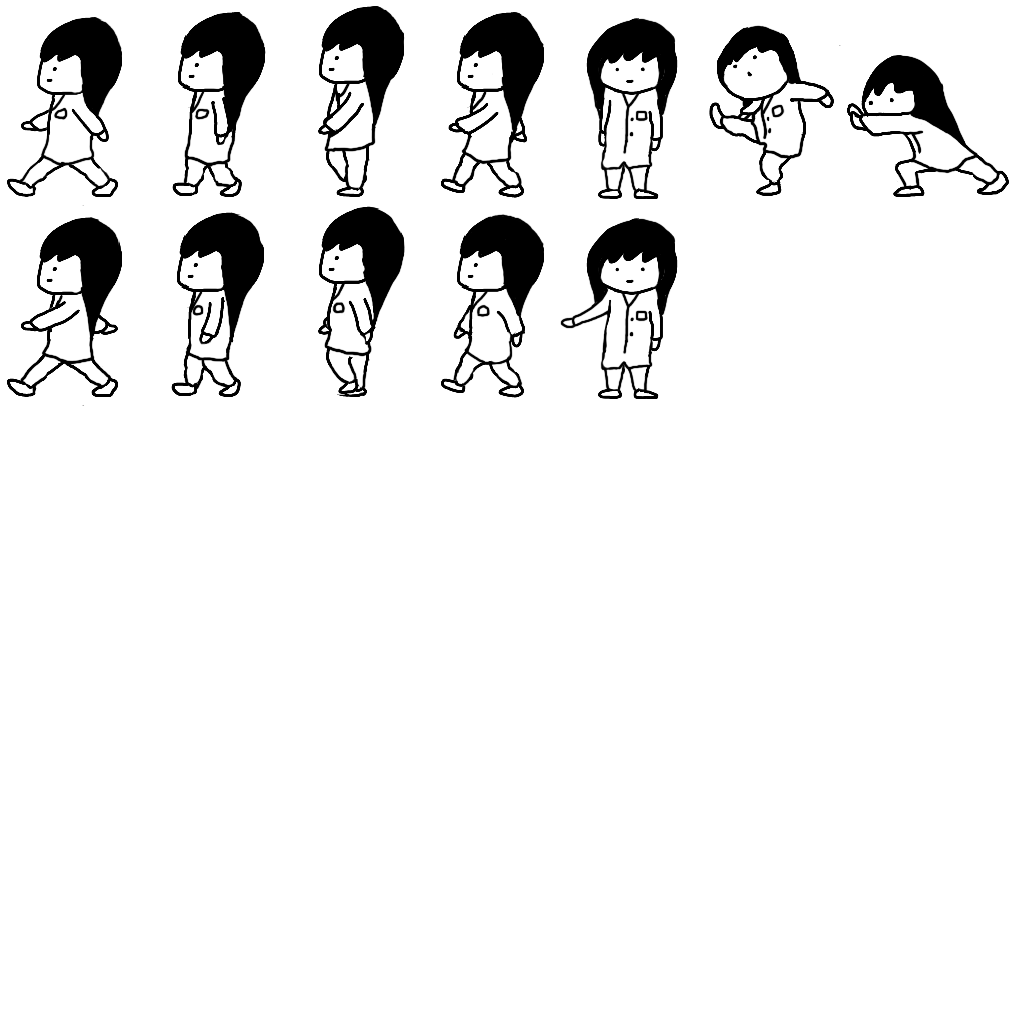
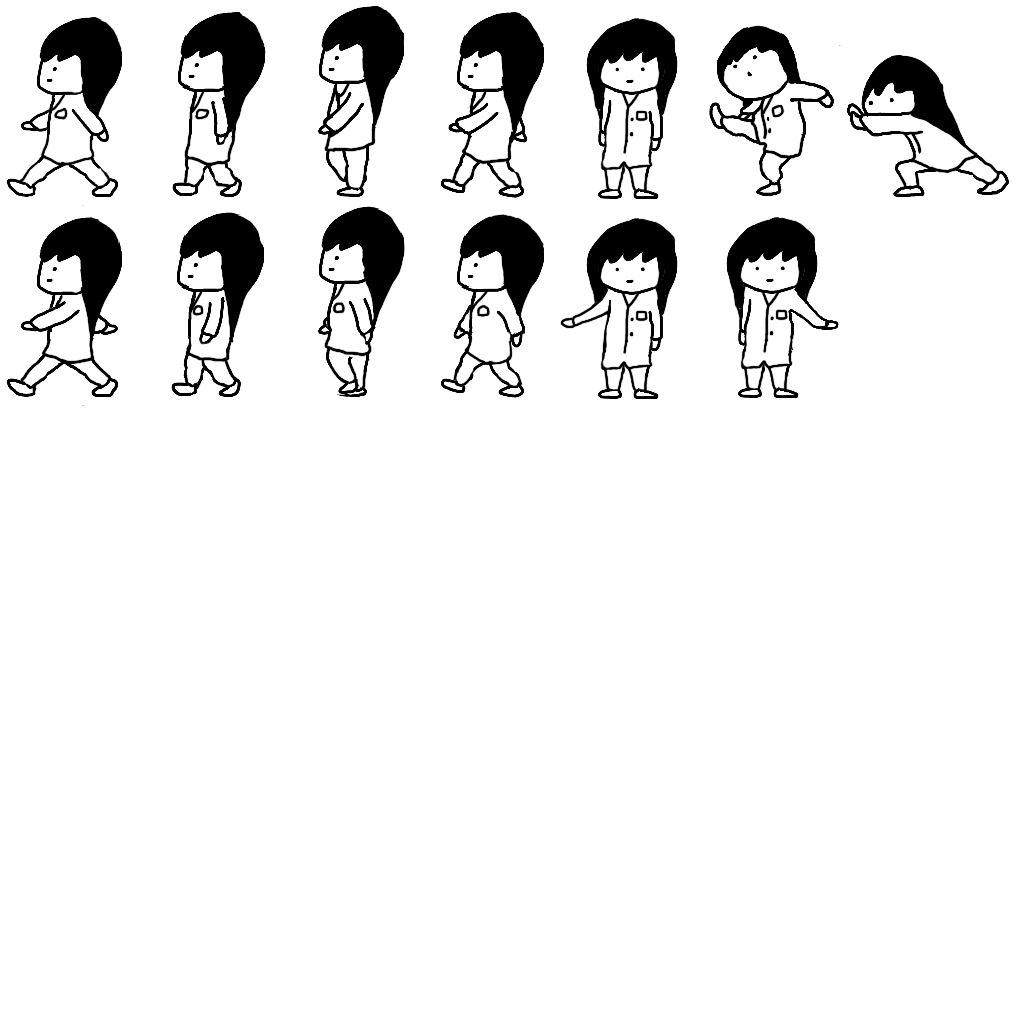
Layers edited between the first and the second w=1024, h=1024 image:
added group "ボタン押す現在左手" with 2 layers above "ボタン押す過去右手" over left=726, top=217, right=839, bottom=398
added layer "レイヤー 129" in group "ボタン押す現在左手" over left=726, top=217, right=839, bottom=398
